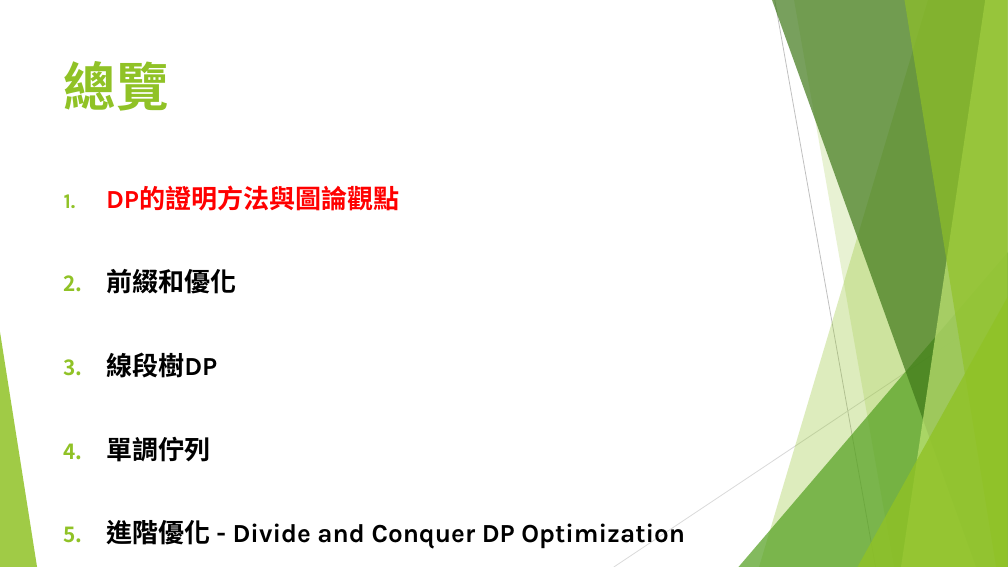
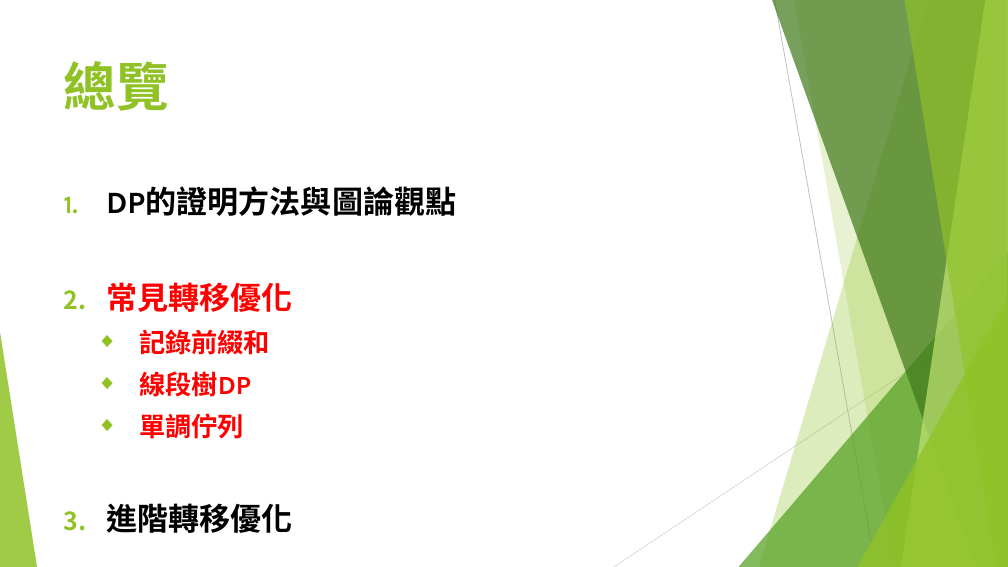
Before and after one commit to S920105123/DP2, a slide deck: slide 49 of presentation/進階動態規劃.pptx (slide 4 before the commit). Drawn at 1008x567 pixels with LibreOffice and Linux fonts; fonts in the diff are those of the drawing. Boxes give left, top, right and bottom in pixels: in the first picture for what was removed or moved away, otherwise in the second. Text is boxed around its words. In the diff, an @@ line names an element or a change of style, - is before the commit and + after.

```diff
--- a/presentation/進階動態規劃.pptx
+++ b/presentation/進階動態規劃.pptx
@@ text at (x1=106, y1=186, x2=456, y2=439): size 24.8 to 29.6 pt, text colour #FF0000 to #000000 in "DP的證明方法與圖論觀點"; size 24.8 to 25 pt, text colour #000000 to #FF0000 in "線段樹DP", "單調佇列"; bullet 1. to ◆; list level 1 to 2 in "線段樹DP"; list level 1 to 2 in "單調佇列" @@
@@ text at (x1=106, y1=282, x2=293, y2=355): text changed; size 24.8 to 29.6 pt; text colour #000000 to #FF0000 @@
-2. 前綴和優化
+2. 常見轉移優化
+  ◆ 記錄前綴和
@@ text at (x1=106, y1=503, x2=293, y2=533): text changed; size 24.8 to 29.6 pt @@
-5. 進階優化 - Divide and Conquer DP Optimization
+3. 進階轉移優化
```
Also in this commit, not shown: 23 other slides changed, 23 slides added.
